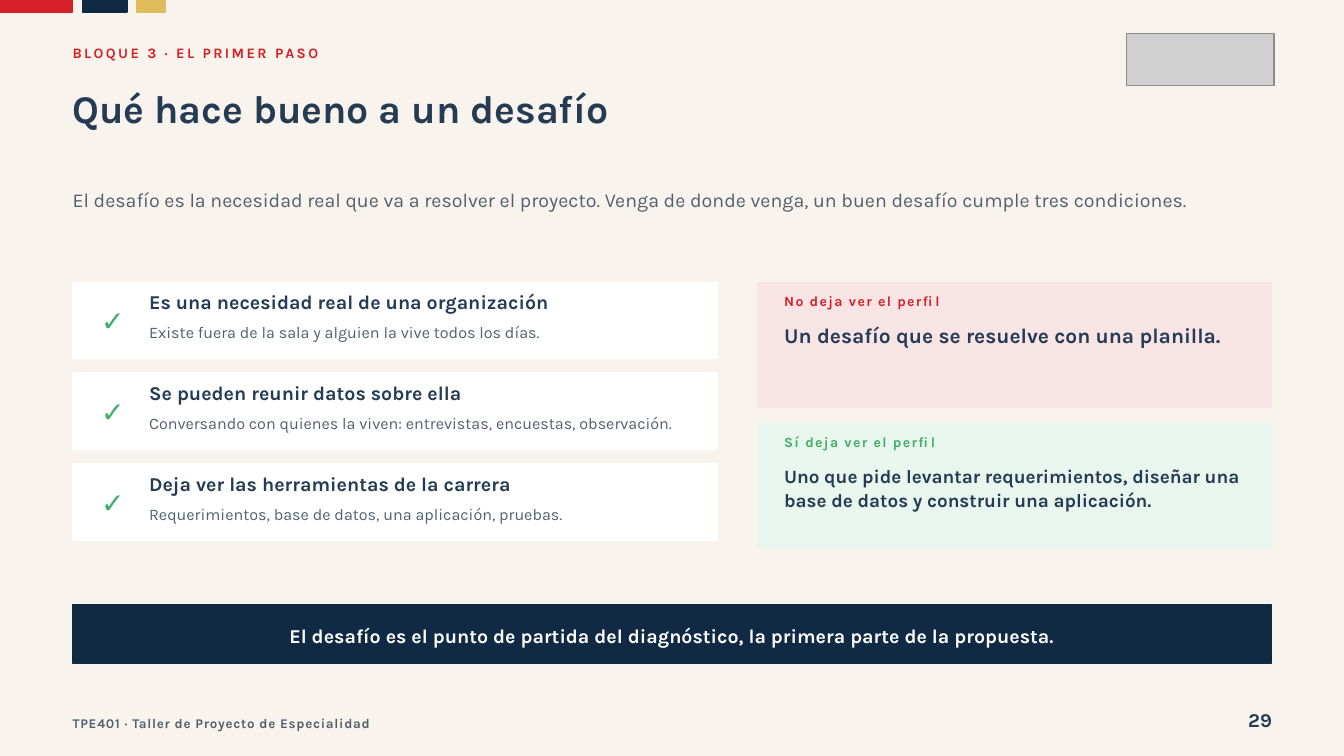
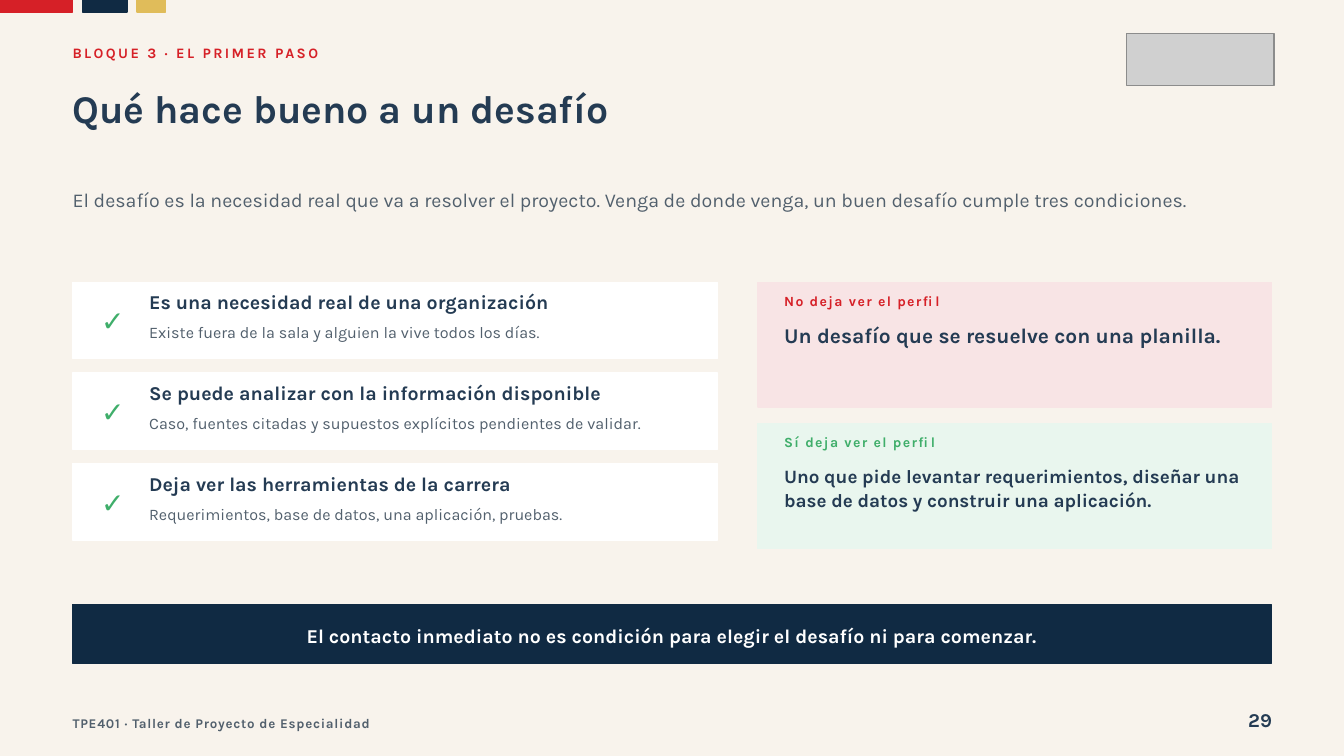
Before and after one commit to Dieg0Code/tpe401-taller-de-proyecto-de-especialidad, a slide deck: slide 29 of clases/semana-01/01/ppt/Clase-01-Un-Software-Para-Alguien-Real.pptx. Drawn at 1344x756 pixels with LibreOffice and Linux fonts; fonts in the diff are those of the drawing; grey boxes stand for pictures. Boxes give left, top, right and bottom in pixels: in the first picture for what was removed or moved away, otherwise in the second. Text is boxed around its words. In the diff, an @@ line names an element or a change of style, - is before the commit and + after.

Commit message:
Permitir avances con supuestos y agregar demo e infografía del módulo

```diff
--- a/clases/semana-01/01/ppt/Clase-01-Un-Software-Para-Alguien-Real.pptx
+++ b/clases/semana-01/01/ppt/Clase-01-Un-Software-Para-Alguien-Real.pptx
@@ text at (149, 384, 601, 405): text changed @@
-Se pueden reunir datos sobre ella
+Se puede analizar con la información disponible
@@ text at (149, 417, 640, 433): text changed @@
-Conversando con quienes la viven: entrevistas, encuestas, observación.
+Caso, fuentes citadas y supuestos explícitos pendientes de validar.
@@ text at (307, 627, 1037, 648): text changed @@
-El desafío es el punto de partida del diagnóstico, la primera parte de la propuesta.
+El contacto inmediato no es condición para elegir el desafío ni para comenzar.
```
Also in this commit, not shown: 4 other slides changed, 1 slide added, 19 other files.
